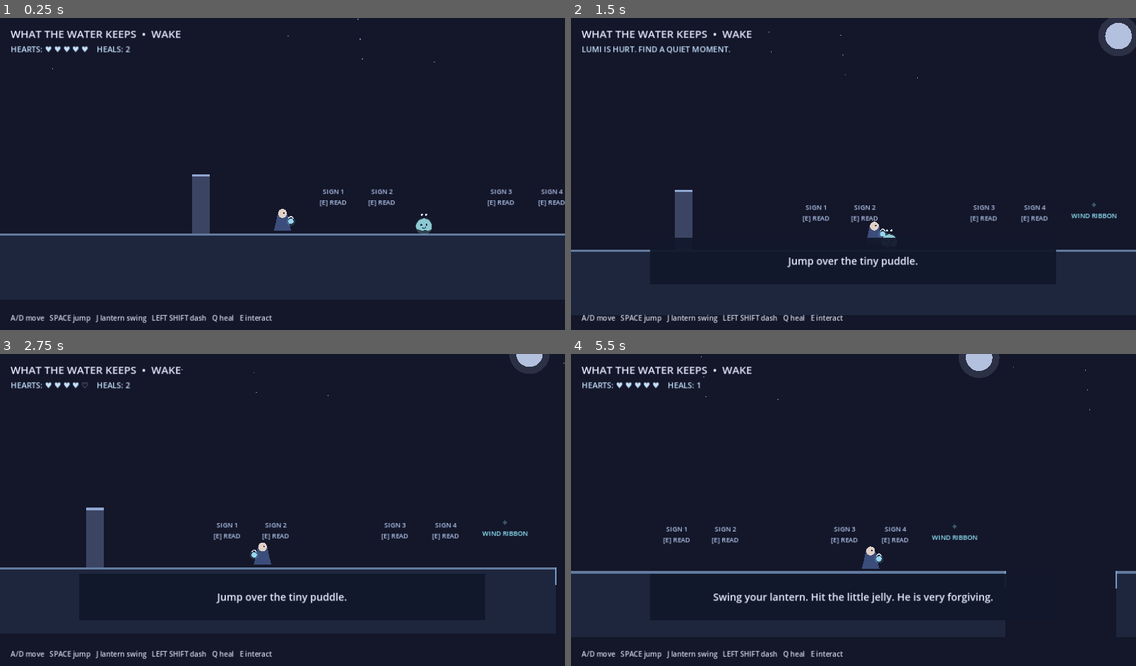
Above: before the commit, frames 1-4 (two rows, left to right).
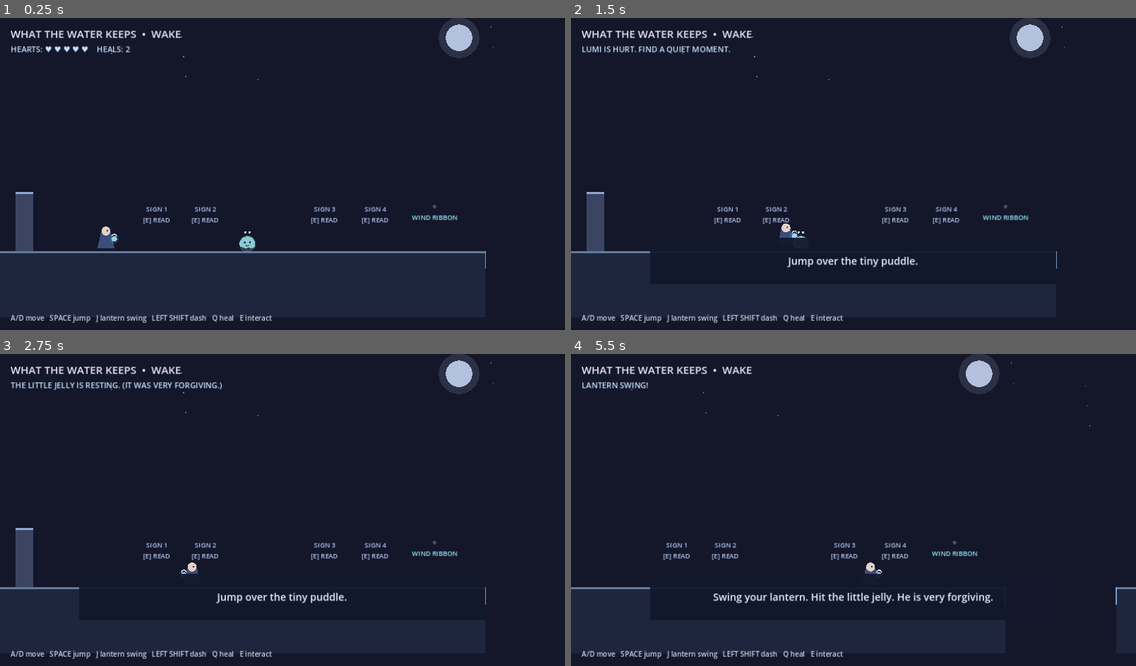
Above: after the commit, the same moments.

Repository: Lunatic5202/what-the-water-keeps
Game: Godot game, scene res://scenes/main.tscn
Two runs of this game, one before a commit and one after it. Both use one fixed random seed, a clock stepped at 60 frames per second and the inputs below.
Inputs:
- Up to frame 1 (0.25 s): no input
- Up to frame 2 (1.5 s): hold D (move_right) from 0.53 s (still down); tap J (attack) at 0.6 s; tap Space (jump) at 0.77 s; tap E (interact) at 0.8, 1.35 s
- Up to frame 3 (2.75 s): tap Space (jump) at 1.52 s; tap J (attack) at 1.55, 2.1 s; release D (move_right) at 2.03 s; hold A (move_left) from 2.03 s (still down); tap E (interact) at 2.3 s
- Up to frame 4 (5.5 s): release A (move_left) at 2.78 s; hold D (move_right) 2.78-4.28 s; tap Shift (dash) at 2.85 s; tap Space (jump) at 3.02, 3.77, 4.52 s; tap J (attack) at 3.05, 4.55, 5.1 s; tap Q (heal) at 3.6 s; tap E (interact) at 3.8, 4.35, 5.3 s; hold A (move_left) 4.28-5.03 s; hold D (move_right) from 5.03 s (still down)

The runs differ from the first frame. In frame 1, 4.5% of the frame differs, in the area x 0-100%, y 0-81%; in frame 2, 3.9%; in frame 3, 4.8%; in frame 4, 3.0%.

Commit message:
Polish Wake tutorial: checkpoint, camera limits, status and jelly fixes
- Pit respawn uses a checkpoint set when the Wind Ribbon is collected
- Camera limits keep the view inside Wake
- Overlapping status messages no longer restore the HUD early
- Little Jelly knockback now works (patrol no longer overwrites it)
- Rename local `sign` variable that shadowed the built-in

Co-Authored-By: Claude Sonnet 5.5 <noreply@anthropic.com>
Claude-Session: https://claude.ai/code/session_015qnkkvPhoJdUFrjvPCg9tA

Diff:
--- a/scripts/little_jelly.gd
+++ b/scripts/little_jelly.gd
@@ -9,6 +9,7 @@
 var patrol_timer := 0.0
 var attack_cooldown := 0.0
 var dead := false
+var knockback_timer := 0.0
 
 func _ready() -> void:
     start_x = global_position.x
@@ -24,7 +25,11 @@
     if patrol_timer > 1.4:
         patrol_timer = 0.0
         patrol_direction *= -1
-    velocity.x = patrol_direction * 38.0
+    knockback_timer = maxf(0.0, knockback_timer - delta)
+    if knockback_timer <= 0.0:
+        velocity.x = patrol_direction * 38.0
+    else:
+        velocity.x = move_toward(velocity.x, 0.0, 400.0 * delta)
     if absf(global_position.x - start_x) > 85.0:
         patrol_direction = -1 if global_position.x > start_x else 1
     attack_cooldown = maxf(0.0, attack_cooldown - delta)
@@ -50,6 +55,7 @@
         if player:
             velocity.x = sign(global_position.x - player.global_position.x) * 160.0
             velocity.y = -110.0
+            knockback_timer = 0.25
 
 func _draw() -> void:
     draw_circle(Vector2(0, 1), 19, Color(0.55, 0.79, 0.82, 0.24))
--- a/scripts/main.gd
+++ b/scripts/main.gd
@@ -11,6 +11,8 @@
 var dialogue_open := false
 var has_wind_ribbon := false
 var reached_greed := false
+var respawn_point := Vector2(240, 570)
+var status_id := 0
 
 const SIGN_MESSAGES := [
     "Walk! (it's easy, I believe in you)",
@@ -34,9 +36,9 @@
 func _process(_delta: float) -> void:
     # Falling below the level sends Lumi safely back to the shore.
     if player.global_position.y > 900.0:
-        player.global_position = Vector2(240, 570)
+        player.global_position = respawn_point
         player.velocity = Vector2.ZERO
-        _show_status("THE WATER CATCHES LUMI. BACK TO THE SHORE.")
+        _show_status("THE WATER CATCHES LUMI. BACK TO SAFE GROUND.")
 
     if dialogue_open:
         var walked_away := not is_instance_valid(dialogue_target)
@@ -134,6 +136,10 @@
     camera.position = Vector2(0, -100)
     camera.position_smoothing_enabled = true
     camera.position_smoothing_speed = 5.0
+    # Keep the view inside Wake so the void past the walls never shows.
+    camera.limit_left = 0
+    camera.limit_right = 1850
+    camera.limit_bottom = 800
     player.add_child(camera)
 
 func _create_jelly() -> void:
@@ -200,8 +206,8 @@
 func _create_wake_tutorial() -> void:
     var sign_positions := [Vector2(355, 570), Vector2(465, 570), Vector2(735, 570), Vector2(850, 570)]
     for i in range(SIGN_MESSAGES.size()):
-        var sign := _make_marker("SIGN %d\n[E] READ" % (i + 1), sign_positions[i], Color(0.70, 0.78, 0.94))
-        interactables.append({"node": sign, "message": SIGN_MESSAGES[i], "kind": "sign", "used": false})
+        var sign_marker := _make_marker("SIGN %d\n[E] READ" % (i + 1), sign_positions[i], Color(0.70, 0.78, 0.94))
+        interactables.append({"node": sign_marker, "message": SIGN_MESSAGES[i], "kind": "sign", "used": false})
 
     var ribbon := _make_marker("✧\nWIND RIBBON", Vector2(985, 565), Color(0.57, 0.91, 1.0))
     interactables.append({
@@ -245,6 +251,8 @@
         has_wind_ribbon = true
         item["used"] = true
         target.visible = false
+        # Picking up the ribbon sets a checkpoint before the gap.
+        respawn_point = Vector2(985, 570)
     elif kind == "door":
         reached_greed = true
         item["used"] = true
@@ -266,9 +274,13 @@
     stats_label.text = "HEARTS: %s    HEALS: %d%s" % [hearts.strip_edges(), player.heals, ribbon_text]
 
 func _show_status(message: String) -> void:
+    status_id += 1
+    var my_id := status_id
     stats_label.text = message
     await get_tree().create_timer(1.6).timeout
-    _update_hud()
+    # Only the newest message restores the HUD, so overlapping ones don't flicker.
+    if my_id == status_id:
+        _update_hud()
 
 func _jelly_defeated() -> void:
     stats_label.text = "THE LITTLE JELLY IS RESTING. (IT WAS VERY FORGIVING.)"
